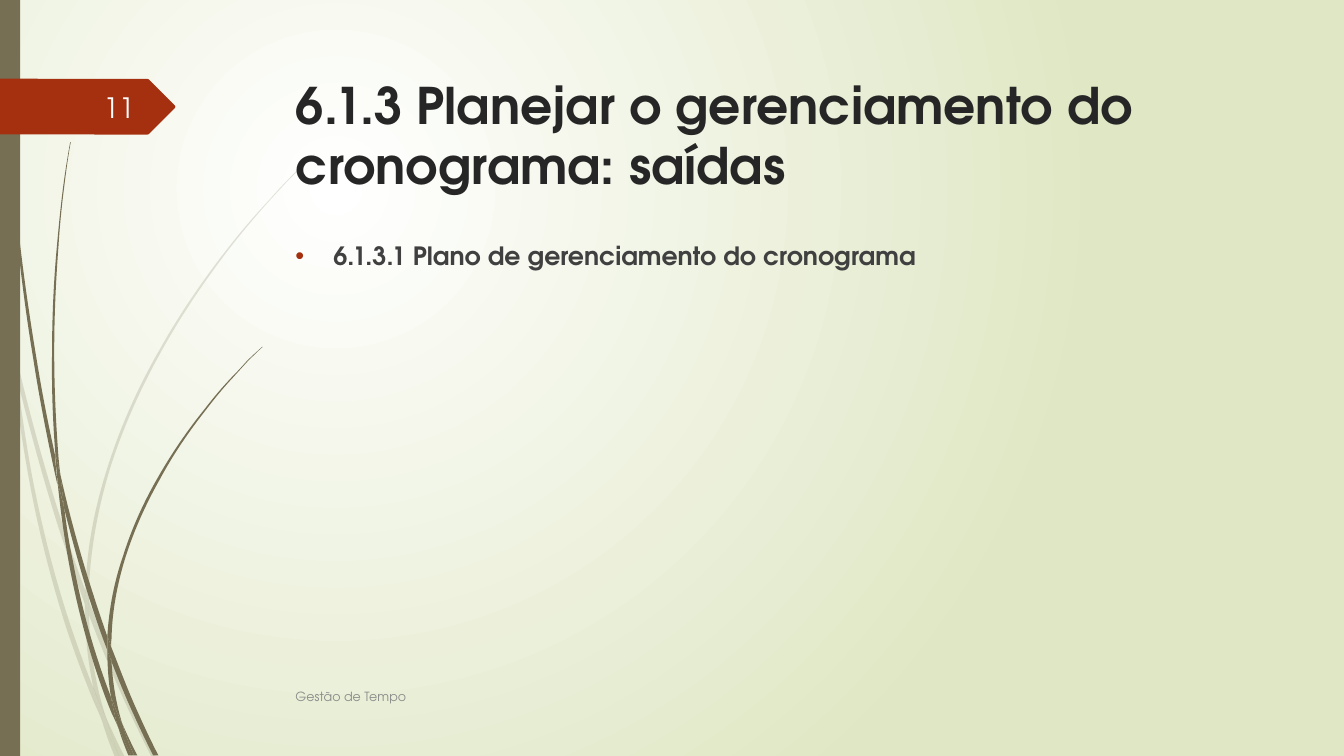
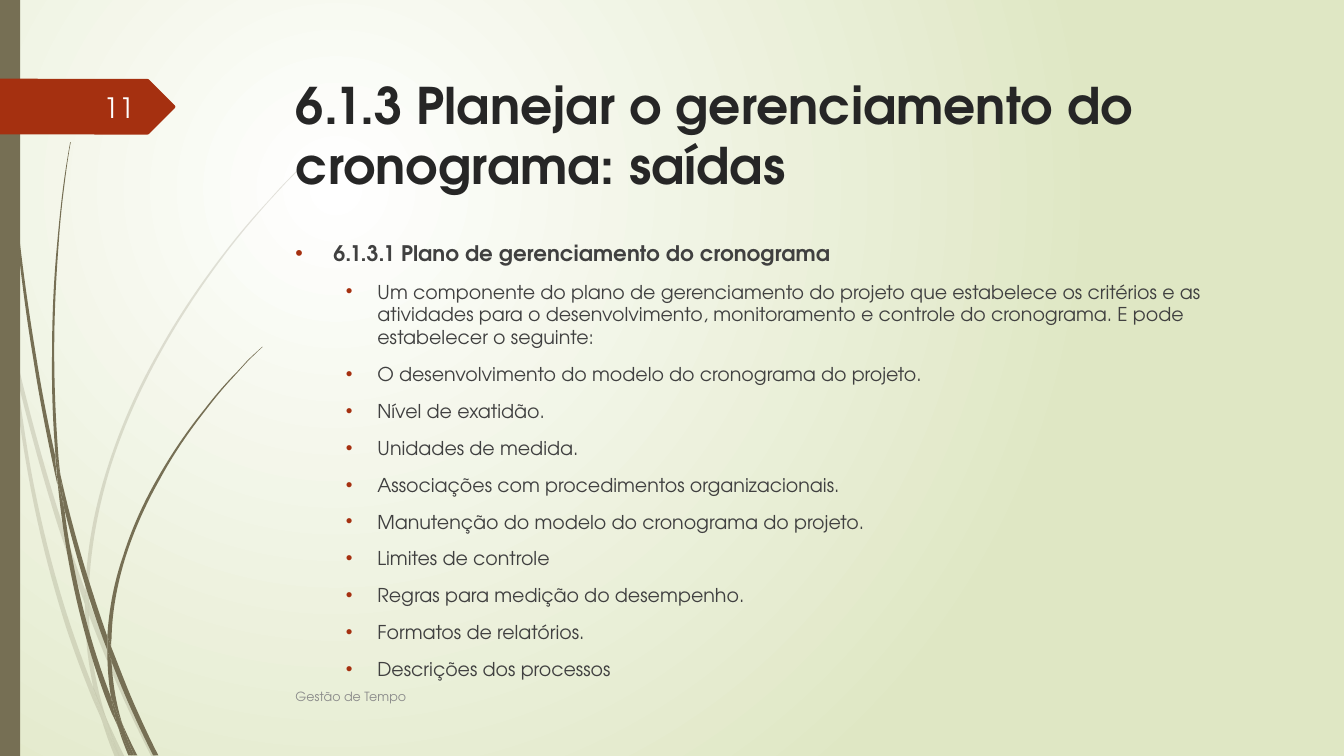
Before and after one commit to FabioMassaretto/GerenciamentoTempoProjeto, a slide deck: slide 11 of GERENCIAMENTO DO TEMPO DO PROJETO.pptx. Drawn at 1344x756 pixels with LibreOffice and Linux fonts; fonts in the diff are those of the drawing. Boxes give left, top, right and bottom in pixels: in the first picture for what was removed or moved away, otherwise in the second. Text is boxed around its words. In the diff, an @@ line names an element or a change of style, - is before the commit and + after.

```diff
--- a/GERENCIAMENTO DO TEMPO DO PROJETO.pptx
+++ b/GERENCIAMENTO DO TEMPO DO PROJETO.pptx
@@ text at <box>333,244,830,266</box>: size 18 to 15.3 pt in "6.1.3.1 Plano de gerenciamento do cronograma" @@
@@ text at <box>377,284,1200,639</box>: paragraphs added @@
+  • Um componente do plano de gerenciamento do projeto que estabelece os critérios e as atividades para o desenvolvimento, monitoramento e controle do cronograma. E pode estabelecer o seguinte:
+  • O desenvolvimento do modelo do cronograma do projeto.
+  • Nível de exatidão.
+  • Unidades de medida.
+  • Associações com procedimentos organizacionais.
+  • Manutenção do modelo do cronograma do projeto.
+  • Limites de controle
+  • Regras para medição do desempenho.
+  • Formatos de relatórios.
+  • Descrições dos processos
```
Also in this commit, not shown: 4 other slides changed, 13 slides added.
